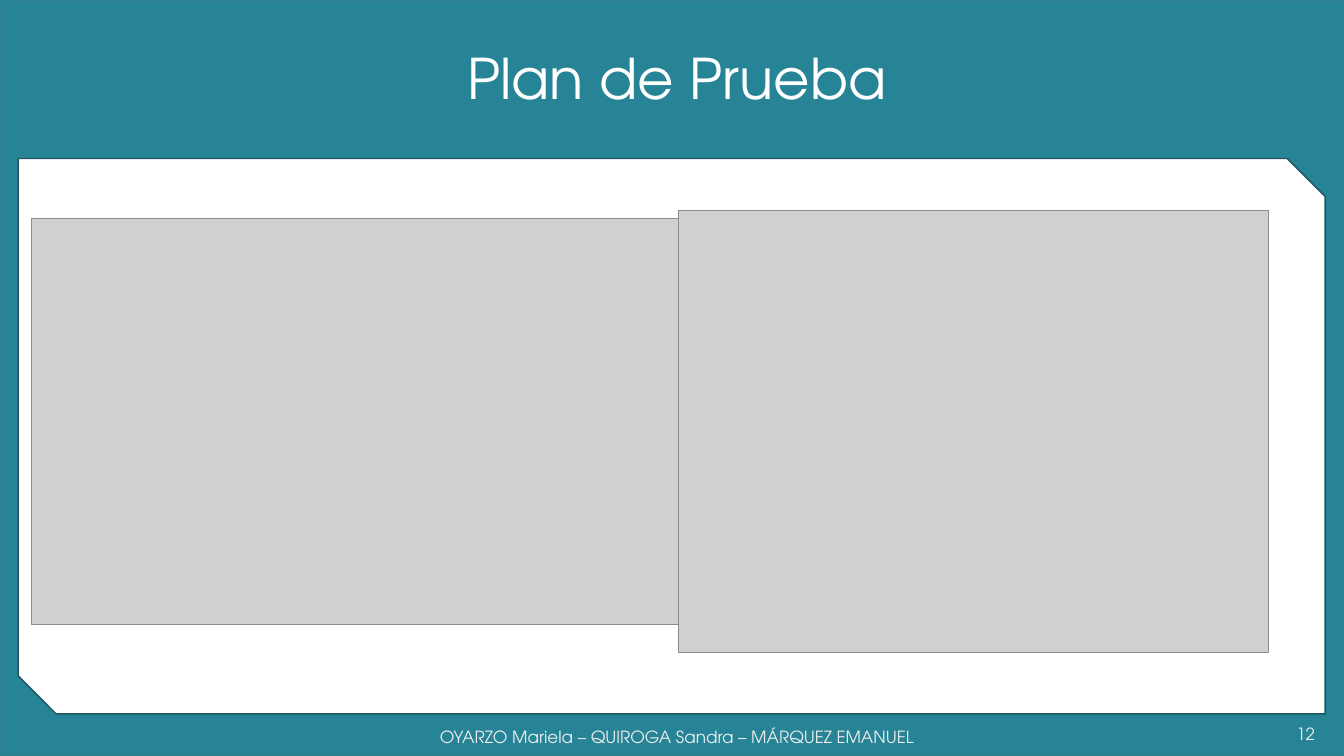
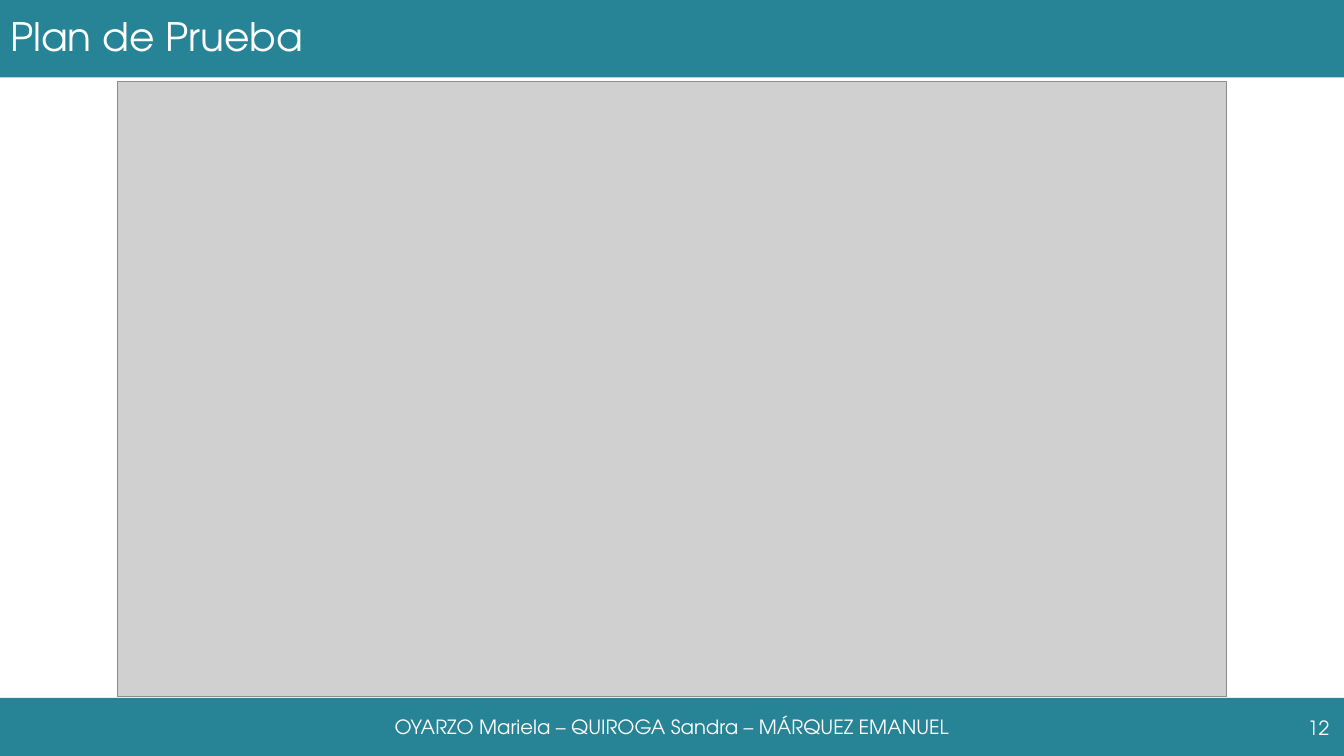
Before and after one commit to grupoyenu/yenu, a slide deck: slide 12 of 08. Presentaciones/Presentación 11.pptx. Drawn at 1344x756 pixels with LibreOffice and Linux fonts; fonts in the diff are those of the drawing; grey boxes stand for pictures; background and template pictures are left out. Boxes give left, top, right and bottom in pixels: in the first picture for what was removed or moved away, otherwise in the second. Text is boxed around its words. In the diff, an @@ line names an element or a change of style, - is before the commit and + after.

Commit message:
PRUEBAS

```diff
--- a/08. Presentaciones/Presentación 11.pptx
+++ b/08. Presentaciones/Presentación 11.pptx
@@ background #F2F2F2 to #FFFFFF @@
@@ title "Plan de Prueba": place and size @@
-title "Plan de Prueba" at (467,57,887,100)
+title "Plan de Prueba" at (10,22,304,52)
@@ title "Plan de Prueba" at (10,22,304,52): size 40 to 28 pt; alignment centre to left @@
@@ rectangle removed at (0,0,1344,756) @@
@@ rectangle added at (0,0,1344,78), fill #268496 @@
@@ picture added at (118,81,1227,696) @@
@@ snip diag rect removed at (18,158,1326,714) @@
@@ picture removed at (31,219,679,625) @@
@@ picture removed at (679,211,1268,653) @@
@@ rectangle added at (0,698,1344,756), fill #268496 @@
@@ text "OYARZO Mariela – QUIROGA Sandra ...": place and size @@
-text "OYARZO Mariela – QUIROGA Sandra ..." at (440,727,914,743)
+text "OYARZO Mariela – QUIROGA Sandra ..." at (395,715,949,735)
@@ text "OYARZO Mariela – QUIROGA Sandra ..." at (395,715,949,735): size 12 to 14 pt, text colour gradient #9E9E9E to #EDEDED to #FFFFFF to #FFFFFF @@
@@ page number at (1308,720,1330,735): size 12 to 14 pt, text colour gradient #9E9E9E to #EDEDED to #FFFFFF to #FFFFFF @@
@@ page number: place and size @@
-page number at (1296,727,1315,740)
+page number at (1308,720,1330,735)
```
Also in this commit, not shown: 1 slide removed.
